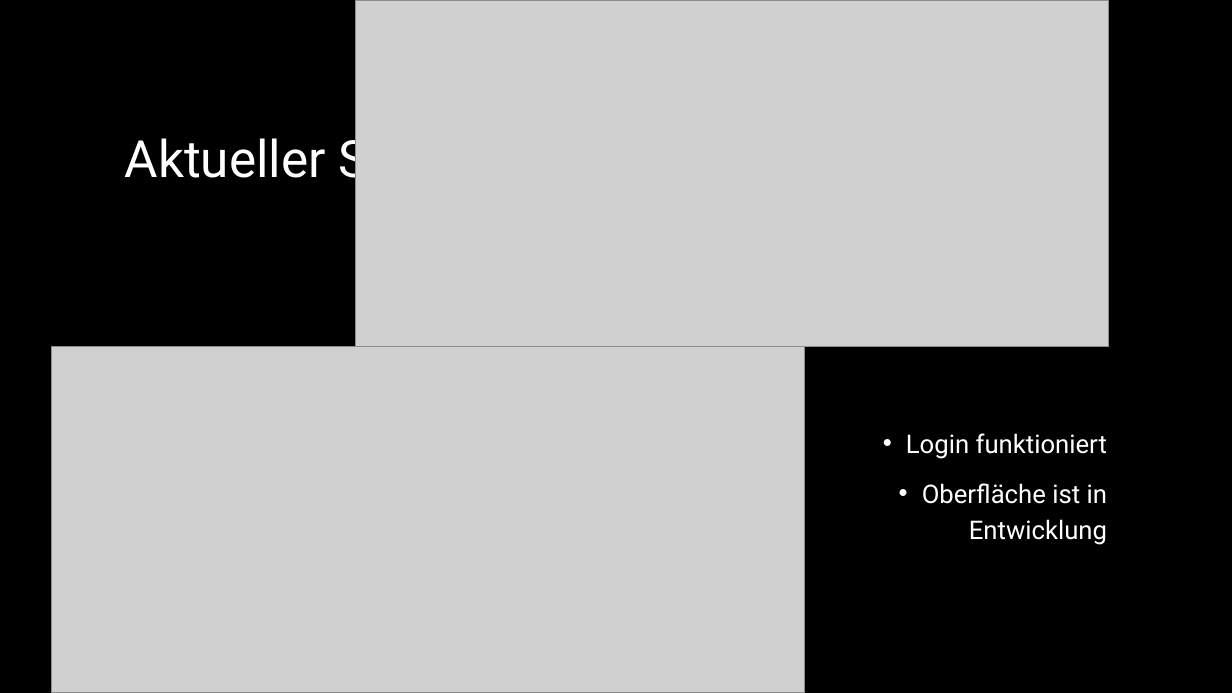
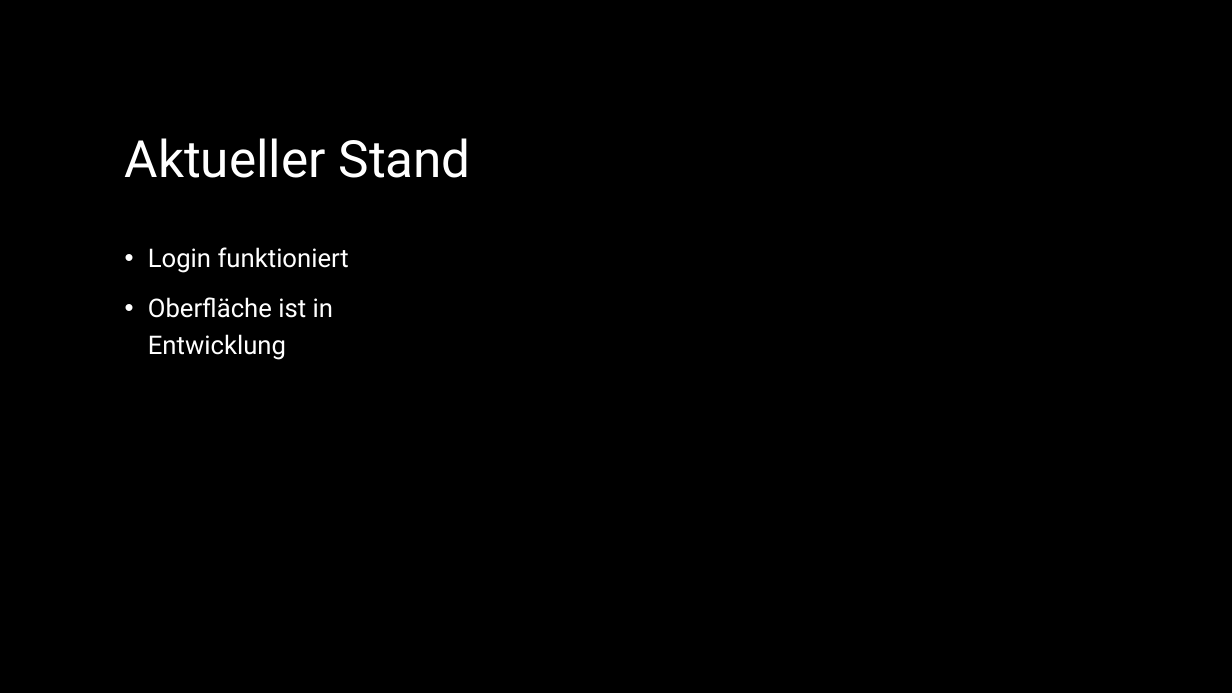
Before and after one commit to AaloFanaa/htldo5_swp, a slide deck: slide 5 of ScreenTale/Projektmanagement/Projekt Präsentationen/ScreenTale Zwischenpräsentation _14_02_2024.pptx (slide 7 before the commit). Drawn at 1232x693 pixels with LibreOffice and Linux fonts; fonts in the diff are those of the drawing; grey boxes stand for pictures. Boxes give left, top, right and bottom in pixels: in the first picture for what was removed or moved away, otherwise in the second. Text is boxed around its words. In the diff, an @@ line names an element or a change of style, - is before the commit and + after.

```diff
--- a/ScreenTale/Projektmanagement/Projekt Präsentationen/ScreenTale Zwischenpräsentation _14_02_2024.pptx
+++ b/ScreenTale/Projektmanagement/Projekt Präsentationen/ScreenTale Zwischenpräsentation _14_02_2024.pptx
@@ picture removed at <box>356,0,1109,347</box> @@
@@ text "Login funktioniert": place and size @@
-text "Login funktioniert" at <box>906,433,1107,545</box>
+text "Login funktioniert" at <box>148,247,349,360</box>
@@ text "Login funktioniert" at <box>148,247,349,360</box>: alignment right to left @@
@@ picture removed at <box>52,347,805,693</box> @@
```
Also in this commit, not shown: 1 other slide changed, 2 slides added, 3 slides removed.
